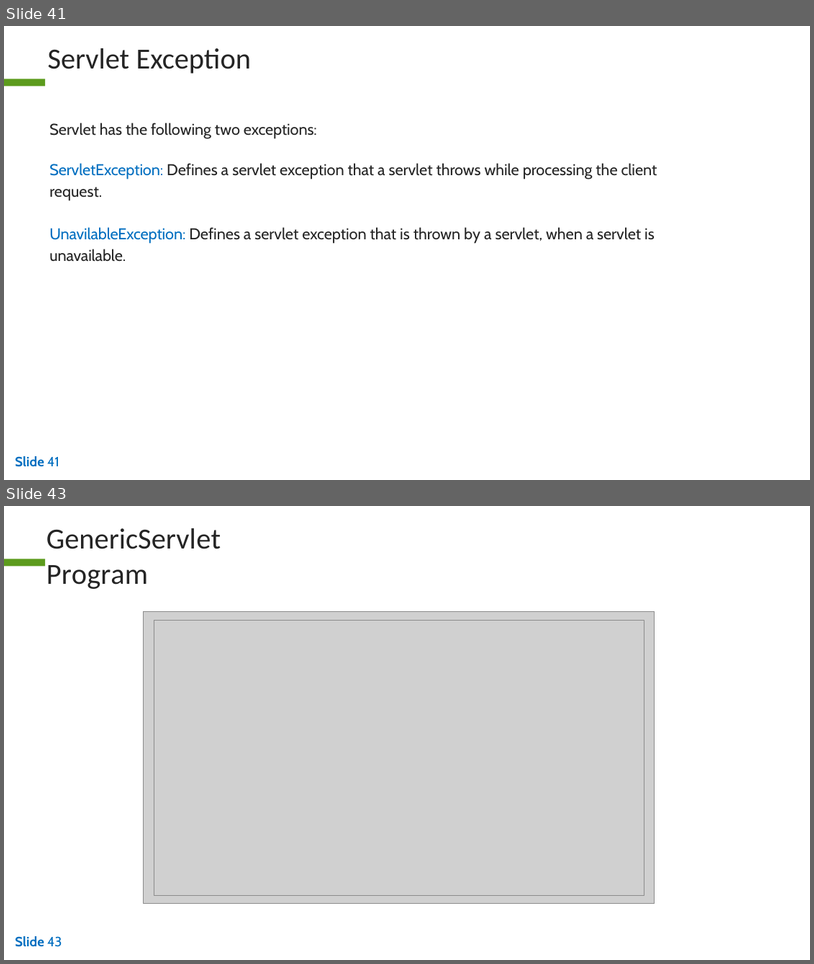
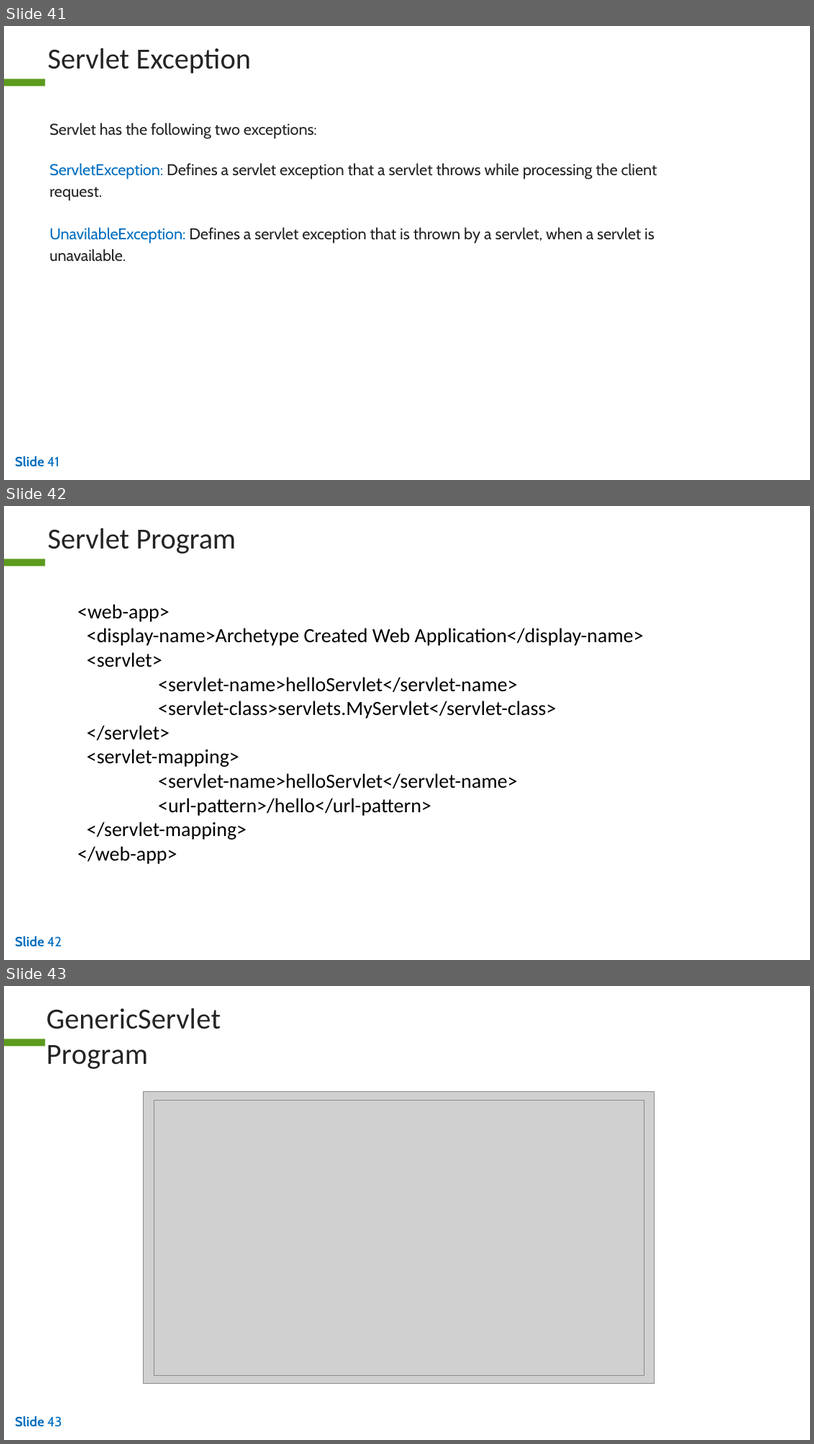
Before and after one commit to rajkabee/documents, a slide deck: java/ppts/Module 08 Servlets.pptx. Shown one above the other, each under a label of ours: slides 41 and 43 before the commit, slides 41, 42 and 43 after it; the slides between them are not shown. The pictures are 814x964 and 814x1444 pixels, drawn with LibreOffice and Linux fonts; fonts in the diff are those of the drawing; grey boxes stand for pictures; background and template pictures are left out. Boxes give left, top, right and bottom in pixels: in the first picture for what was removed or moved away, otherwise in the second. Text is boxed around its words. In the diff, an @@ line names an element or a change of style, - is before the commit and + after.

```diff
--- a/java/ppts/Module 08 Servlets.pptx
+++ b/java/ppts/Module 08 Servlets.pptx
@@ slide 42 added at [4,506,810,960], background #FFFFFF; not listed: 1 template element that a slide beside it also shows @@
@@ freeform shape added at [643,525,804,555], fill #FFFFFF @@
@@ freeform shape added at [643,525,804,555], outline #FFFFFF 2.04 pt @@
@@ title added at [48,528,237,554], 26 pt, text #242424 @@
+Servlet Program
@@ text added at [77,604,644,864], 18 pt, text #000000 @@
+<web-app>
+<display-name>Archetype Created Web Application</display-name>
+<servlet>
+<servlet-name>helloServlet</servlet-name>
+<servlet-class>servlets.MyServlet</servlet-class>
+</servlet>
+<servlet-mapping>
+<servlet-name>helloServlet</servlet-name>
+<url-pattern>/hello</url-pattern>
+</servlet-mapping>
+</web-app>
@@ text added at [15,936,62,947], 12 pt, text #006EC0, bold @@
+Slide 42
```
Also in this commit, not shown: 1 slide removed, 51 other files.
